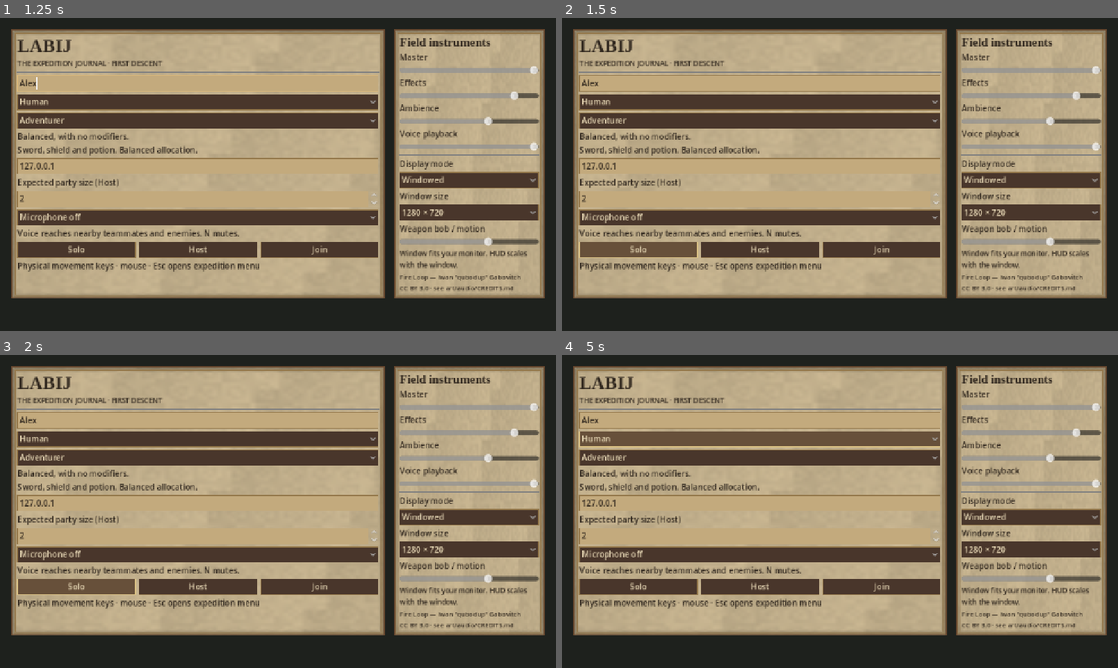
Above: before the commit, frames 1-4 (two rows, left to right).
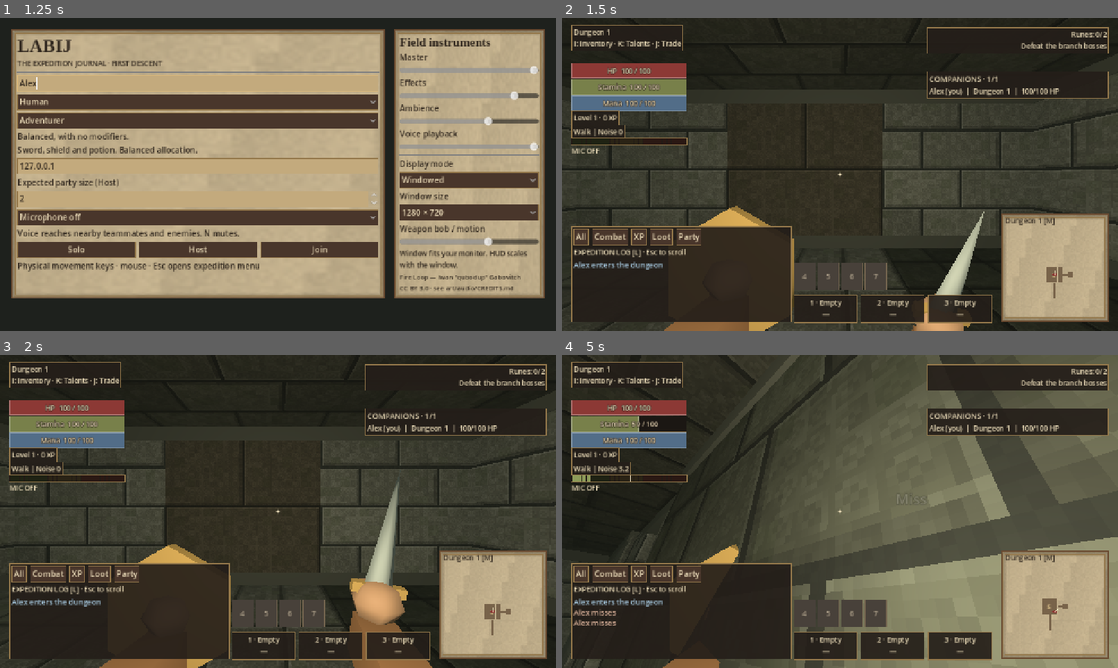
Above: after the commit, the same moments.

Repository: tdonnenfeld/LABIJ
Game: Godot game, scene res://game/main.tscn
Two runs of this game, one before a commit and one after it. Both use one fixed random seed, a clock stepped at 60 frames per second and the inputs below. Sound files missing from this copy of the repository are replaced by a short silence.
Inputs (mouse positions are in pixels of both pictures, inside the frame that each line leads up to):
- Up to frame 1 (1.25 s): click (200, 83) at 0.52 s; type "Alex" at 0.6 s
- Up to frame 2 (1.5 s): click "Solo" at 1.25 s
- Up to frame 3 (2 s): no input
- Up to frame 4 (5 s): click (639, 586) at 2 s, where only the run before the commit has a clickable "Solo"; tap Enter at 2.75 s; move the mouse to (962, 495) at 2.77 s; hold D 2.78-3.5 s; hold Shift 2.78-3.5 s; click (962, 495) at 2.92 s; drag from (728, 527) to (812, 574) at 3.52 s; move the mouse to (895, 442) at 4.27 s; hold D from 4.28 s (still down); hold Alt from 4.28 s (still down)

Frame 1 is identical in both runs. In frame 2, 75% of the frame differs, in the area x 0-100%, y 2-100%; in frame 3, 75%; in frame 4, 82%, in the area x 0-100%, y 0-100%.
Error before the commit: Parse Error: Identifier "damage" not declared in the current scope. (res://game/world.gd:963)

Commit message:
Fix chain lightning scope and explicit mist event type

Diff:
--- a/game/world.gd
+++ b/game/world.gd
@@ -959,8 +959,6 @@
 		var visited: Array = [mob]
 		var source: Node3D = mob.node
 		var damage: float = shot.damage
-	if mob.boss and arena_wards.get(mob.floor, 0) > 0:
-		damage *= 0.75
 		for hop in range(2):
 			var nearest: Dictionary = {}
 			var best := 4.0
@@ -1666,7 +1664,7 @@
 func step_dungeon_events(actors: Dictionary, delta: float) -> void:
 	event_clock += delta
 	for floor_id in floors:
-		var mist := floor_id >= 2 and fmod(event_clock + float(floor_id) * 11.0, 95.0) > 73.0
+		var mist: bool = floor_id >= 2 and fmod(event_clock + float(floor_id) * 11.0, 95.0) > 73.0
 		if mist and not mist_floors.get(floor_id, false):
 			for actor in actors.values():
 				if actor.floor_id == floor_id and actor.health > 0:
